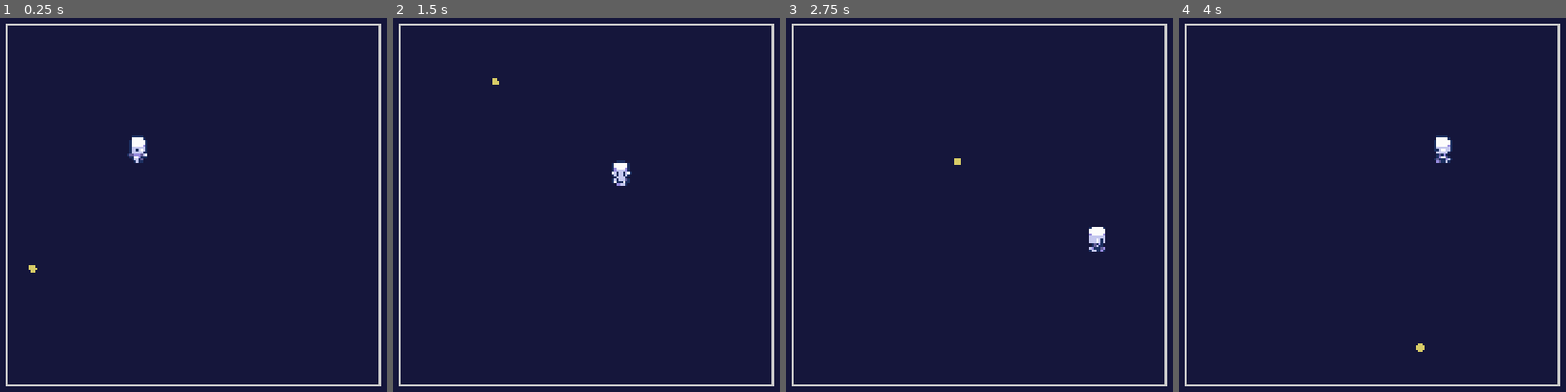
Above: before the commit, frames 1-4 (left to right).
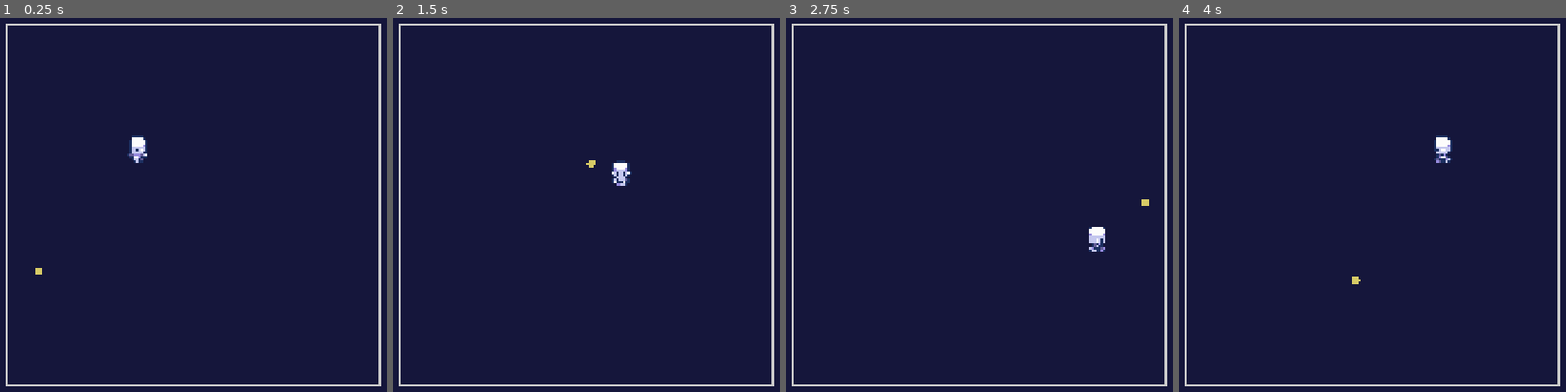
Above: after the commit, the same moments.

Repository: CSIE-Challenge/Challenge2026-godot
Game: Godot game, scene res://scenes/game.tscn
The game is run twice, just before and just after one commit, with the same random seed, the same clock (stepped at 60 frames per second) and the same inputs.
Inputs:
- Up to frame 1 (0.25 s): no input
- Up to frame 2 (1.5 s): hold Right (ui_right) 0.53-1.28 s; hold Down (ui_down) from 1.28 s (still down)
- Up to frame 3 (2.75 s): release Down (ui_down) at 2.03 s; hold Right (ui_right) from 2.03 s (still down)
- Up to frame 4 (4 s): release Right (ui_right) at 2.78 s; hold Up (ui_up) 2.78-3.53 s; hold Left (ui_left) from 3.53 s (still down)

The runs differ from the first frame. In frame 1, less than 0.1% of the frame differs, in the area x 7-11%, y 66-69%; in frame 2, less than 0.1%; in frame 3, less than 0.1%; in frame 4, less than 0.1%, in the area x 44-64%, y 69-90%.

Commit message:
added feature: homing ball

Diff:
--- a/scenes/game.tscn
+++ b/scenes/game.tscn
@@ -62,7 +62,7 @@
 position = Vector2(1463.5, 527)
 shape = SubResource("RectangleShape2D_8cj0n")
 
-[node name="Player" parent="." instance=ExtResource("1_uwrxv")]
+[node name="Player" parent="." groups=["player"] instance=ExtResource("1_uwrxv")]
 position = Vector2(858, 385)
 collision_layer = 2
 
--- a/scenes/player.tscn
+++ b/scenes/player.tscn
@@ -217,7 +217,7 @@
 [sub_resource type="RectangleShape2D" id="RectangleShape2D_g2els"]
 size = Vector2(11, 5)
 
-[node name="Player" type="CharacterBody2D"]
+[node name="Player" type="CharacterBody2D" groups=["player"]]
 scale = Vector2(4, 4)
 script = ExtResource("1_g2els")
 
--- a/scenes/trap.gd
+++ b/scenes/trap.gd
@@ -1,12 +1,26 @@
 extends CharacterBody2D
 
 var speed: float = 400.0
+@export var homing_strength:float = 500.0
+var player:CharacterBody2D
 
 func _ready() -> void:
 	var random_dir = Vector2(randf_range(-1, 1), randf_range(-1, 1)).normalized()
 	velocity = random_dir * speed
+	var players = get_tree().get_nodes_in_group("player")
+	if players.size()>0:
+		player=players[0]
 
 func _physics_process(delta: float) -> void:
+	if velocity.dot(player.position-position)>0:
+		var turn=velocity.cross(player.position-position)
+		if turn > 0:
+			velocity+=velocity.rotated(PI/2).normalized()*homing_strength*delta
+		else:
+			velocity+=velocity.rotated(-PI/2).normalized()*homing_strength*delta
+
+		velocity=velocity.normalized()*speed
+
 	var collision = move_and_collide(velocity * delta)
 
 	if collision:
